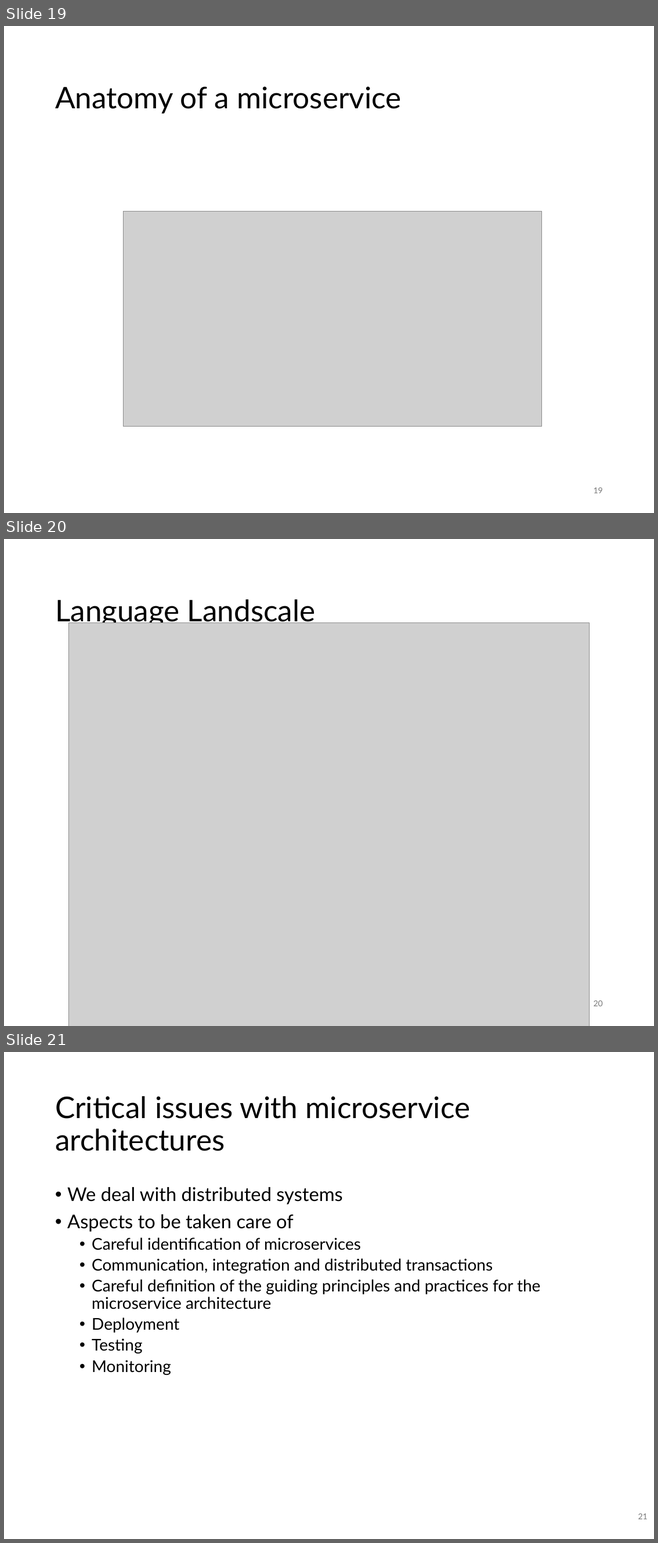
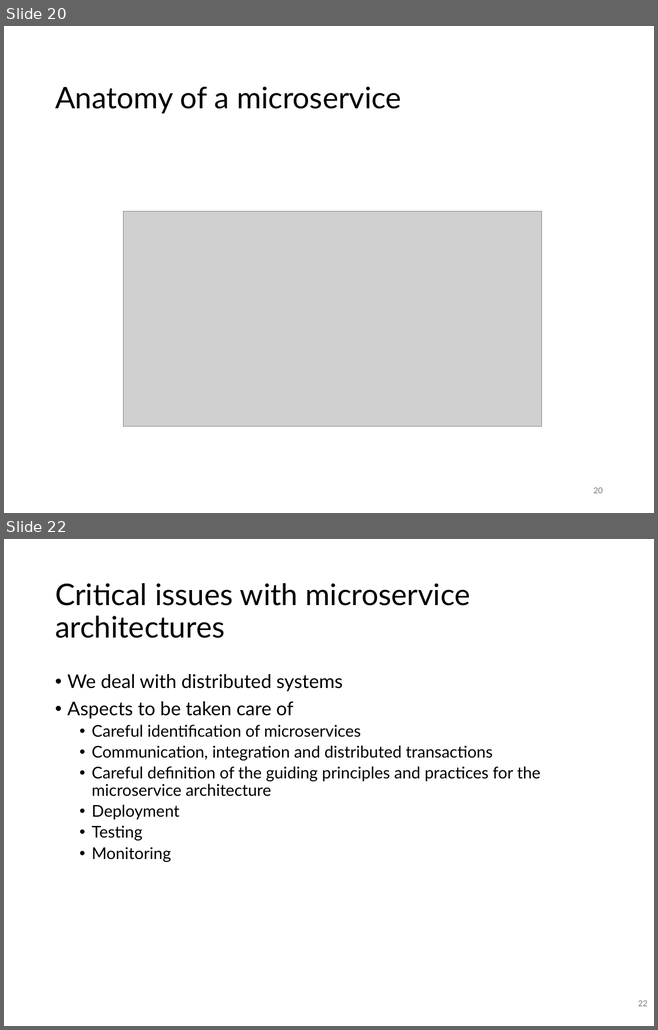
Before and after one commit to SannioEvolution/Material, a slide deck: 20 - Orchestration and AIOps.pptx. Shown one above the other, each under a label of ours: slides 19, 20 and 21 before the commit, slides 20 and 22 after it; the slides between them are not shown. The pictures are 658x1543 and 658x1030 pixels, drawn with LibreOffice and Linux fonts; fonts in the diff are those of the drawing; grey boxes stand for pictures. Boxes give left, top, right and bottom in pixels: in the first picture for what was removed or moved away, otherwise in the second. Text is boxed around its words. In the diff, an @@ line names an element or a change of style, - is before the commit and + after.

```diff
--- a/20 - Orchestration and AIOps.pptx
+++ b/20 - Orchestration and AIOps.pptx
@@ slide 20 removed at box(4, 539, 654, 1026), background #FFFFFF @@
@@ title removed at box(55, 599, 315, 627) @@
-Language Landscale
@@ picture removed at box(68, 623, 589, 1026) @@
@@ page number removed at box(593, 1001, 603, 1006) @@
-20
@@ what was slide 19 is now slide 20 @@
@@ page number at box(593, 488, 603, 493): text changed @@
-19
+20
@@ what was slide 21 is now slide 22 @@
@@ page number at box(638, 1001, 647, 1006): text changed @@
-21
+22
```
Also in this commit, not shown: 13 slides changed, 6 slides added, 1 other file.
